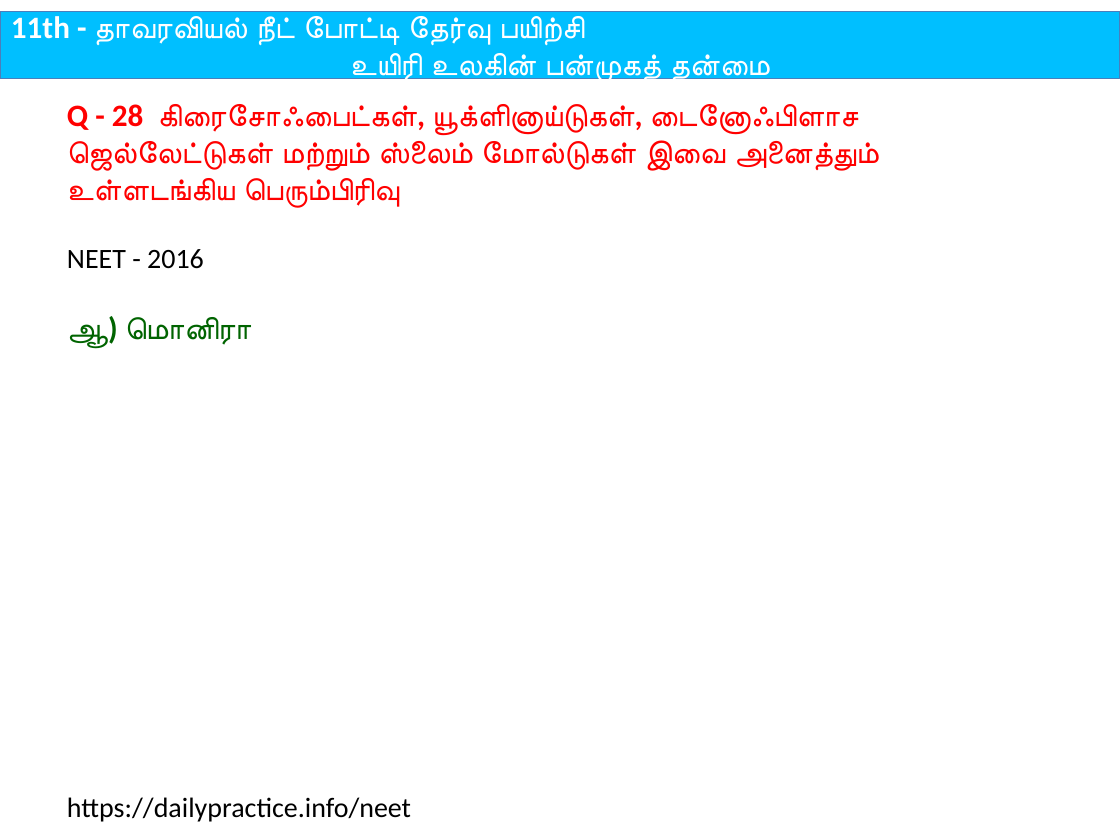
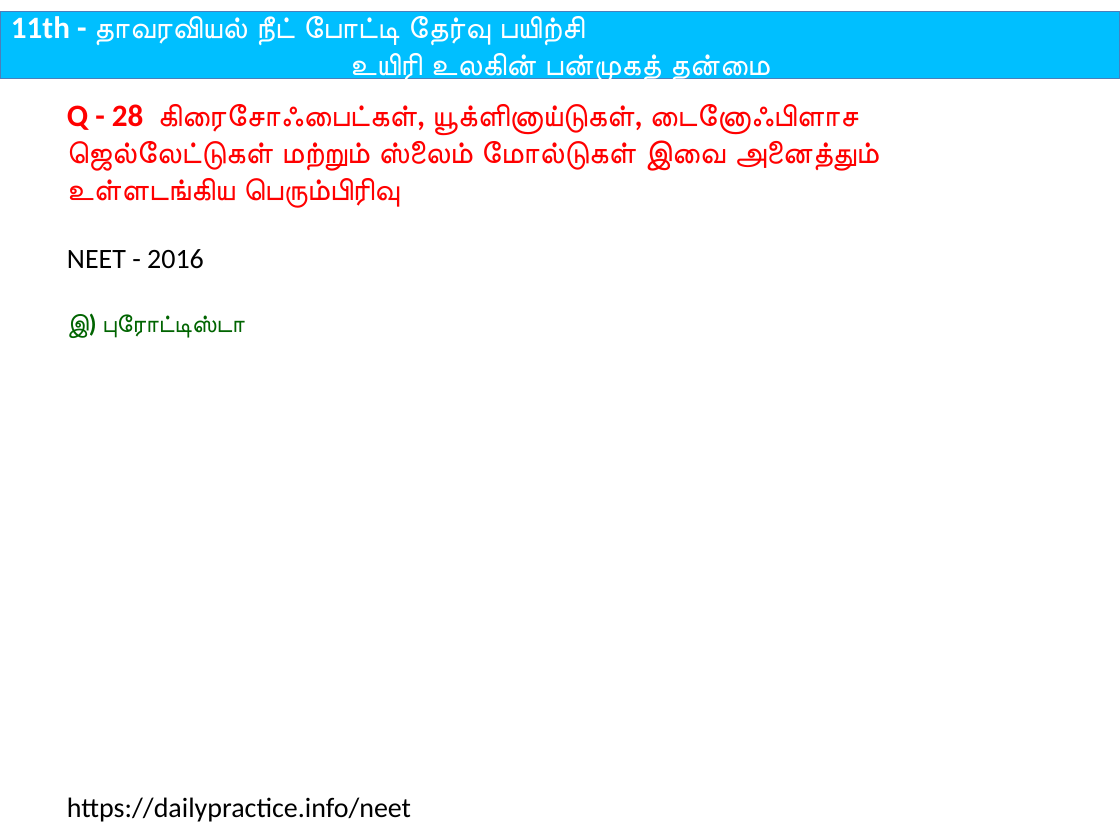
Before and after one commit to tvmani/tvmani.github.io, a slide deck: slide 58 of neet/tamil_biology/files/11th_Bio_Botany_Tamil_U01.pptx. Drawn at 1120x840 pixels with LibreOffice and Linux fonts; fonts in the diff are those of the drawing. Boxes give left, top, right and bottom in pixels: in the first picture for what was removed or moved away, otherwise in the second. Text is boxed around its words. In the diff, an @@ line names an element or a change of style, - is before the commit and + after.

```diff
--- a/neet/tamil_biology/files/11th_Bio_Botany_Tamil_U01.pptx
+++ b/neet/tamil_biology/files/11th_Bio_Botany_Tamil_U01.pptx
@@ text at [67,313,244,338]: text changed; size 20 to 16 pt @@
-ஆ) மொனிரா
+இ) புரோட்டிஸ்டா
```
Also in this commit, not shown: 2 other files.
